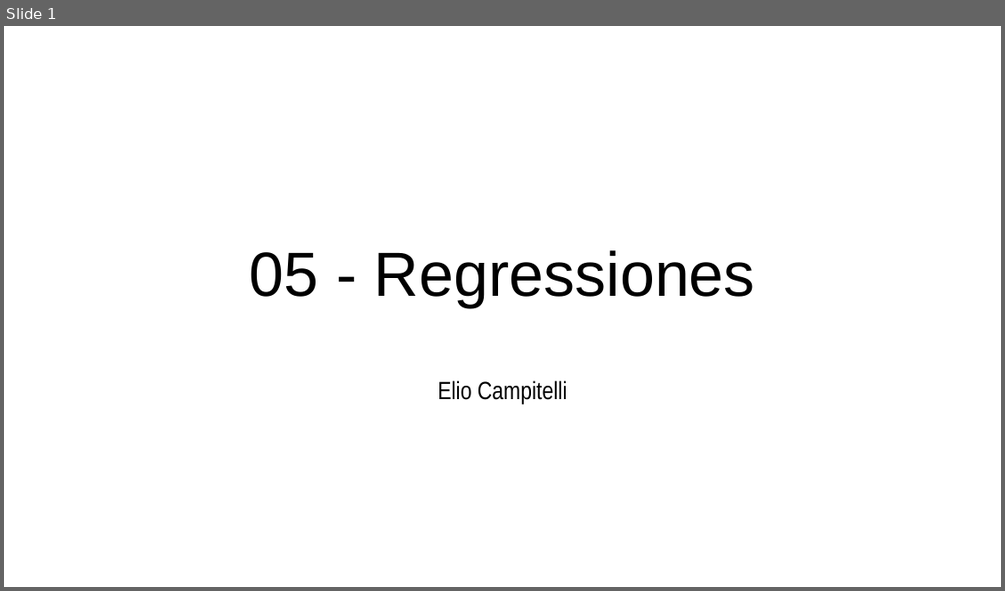
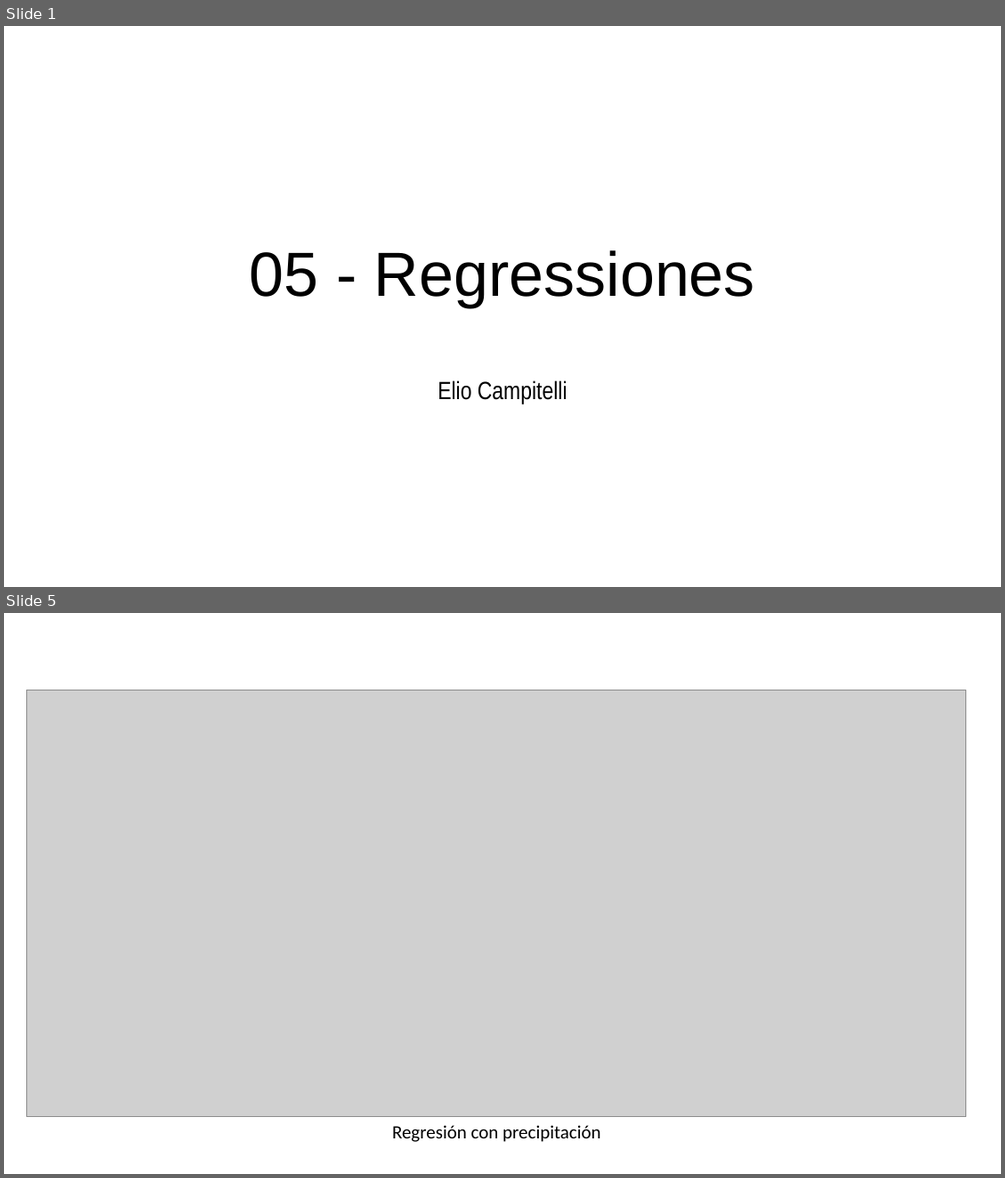
Before and after one commit to eliocamp/onda3, a slide deck: 05-regressiones.pptx. Shown one above the other, each under a label of ours: slide 1 before the commit, slides 1 and 5 after it; the slides between them are not shown. The pictures are 1005x591 and 1005x1178 pixels, drawn with LibreOffice and Linux fonts; fonts in the diff are those of the drawing; grey boxes stand for pictures. Boxes give left, top, right and bottom in pixels: in the first picture for what was removed or moved away, otherwise in the second. Text is boxed around its words. In the diff, an @@ line names an element or a change of style, - is before the commit and + after.

```diff
--- a/05-regressiones.pptx
+++ b/05-regressiones.pptx
@@ slide 5 added at (x1=4, y1=613, x2=1001, y2=1174), background #FFFFFF @@
@@ picture added at (x1=27, y1=690, x2=966, y2=1117) @@
@@ text added at (x1=392, y1=1125, x2=601, y2=1142), 18 pt, text #000000 @@
+Regresión con precipitación
```
Also in this commit, not shown: 3 other slides added, 2 slides removed, 5 other files.
